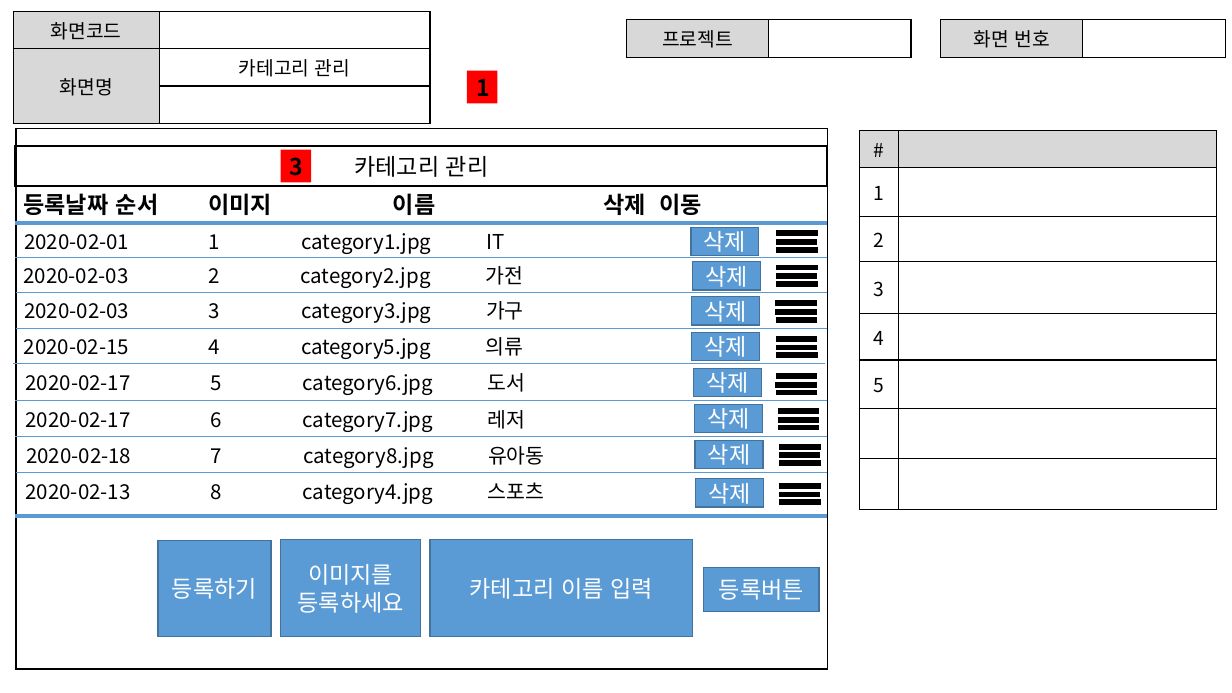
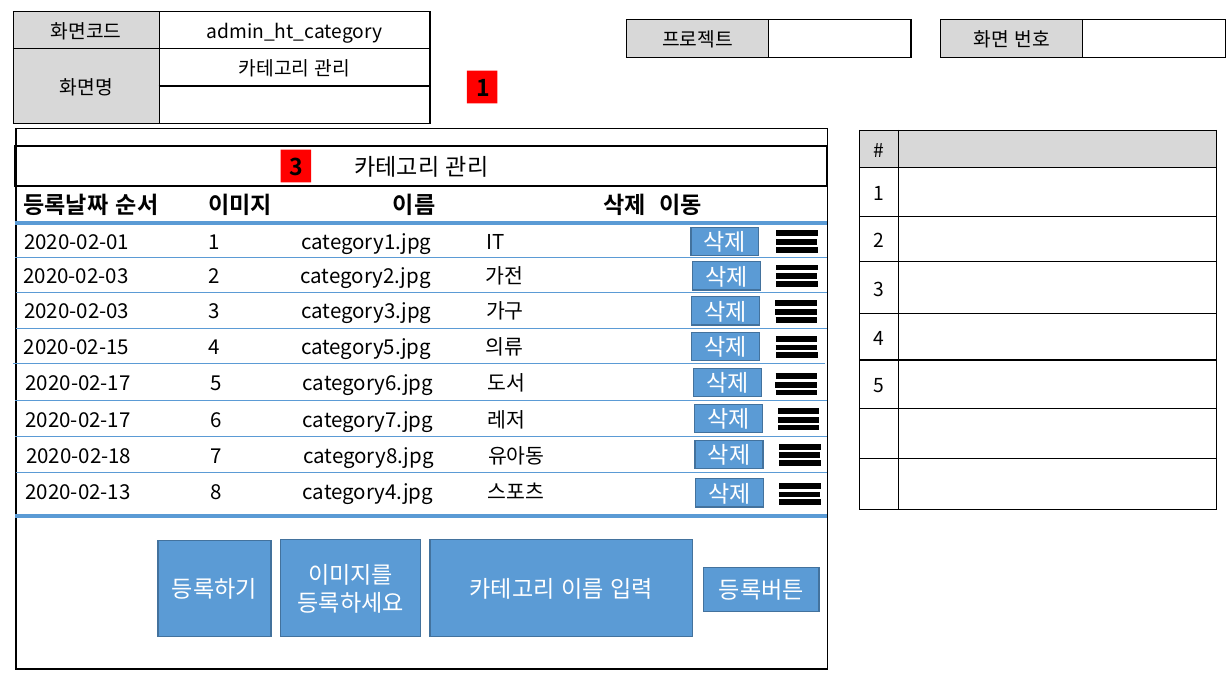
Before and after one commit to ezenteam2/RentalEquip, a slide deck: slide 14 of 0 발표용 파워포인트/project04 - 파워포인트 종합 - 현태.pptx. Drawn at 1232x693 pixels with LibreOffice and Linux fonts; fonts in the diff are those of the drawing. Boxes give left, top, right and bottom in pixels: in the first picture for what was removed or moved away, otherwise in the second. Text is boxed around its words. In the diff, an @@ line names an element or a change of style, - is before the commit and + after.

```diff
--- a/0 발표용 파워포인트/project04 - 파워포인트 종합 - 현태.pptx
+++ b/0 발표용 파워포인트/project04 - 파워포인트 종합 - 현태.pptx
@@ table at (13, 12, 430, 109) @@
-row 1, column 2: 
+row 1, column 2: admin_ht_category
```
Also in this commit, not shown: 13 other slides changed, 1 other file.
